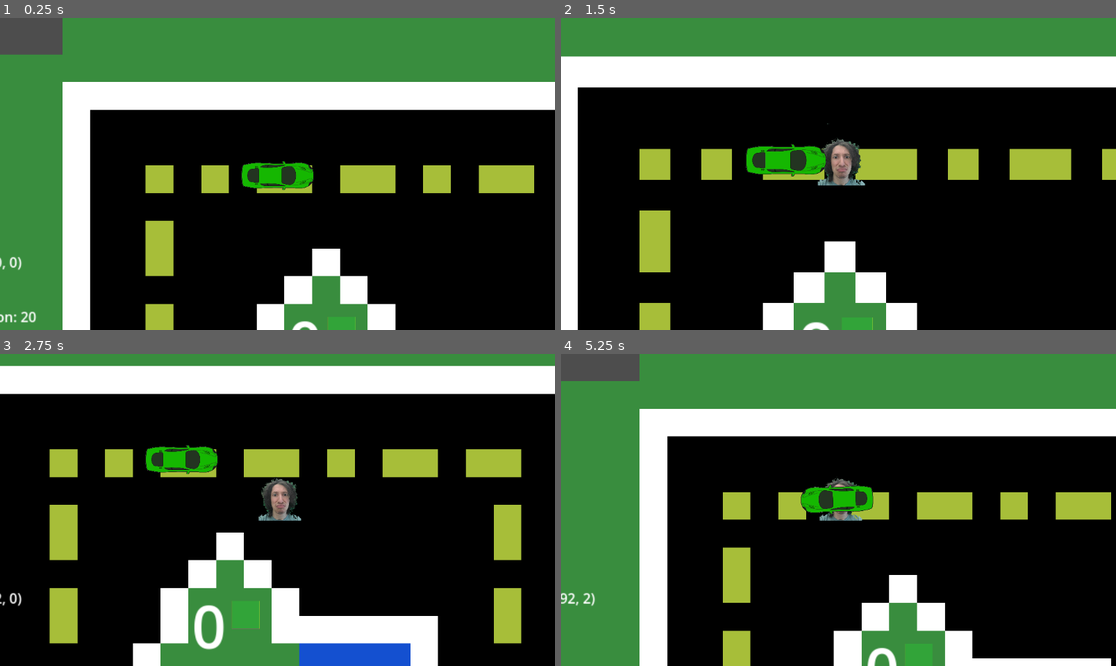
Above: before the commit, frames 1-4 (two rows, left to right).
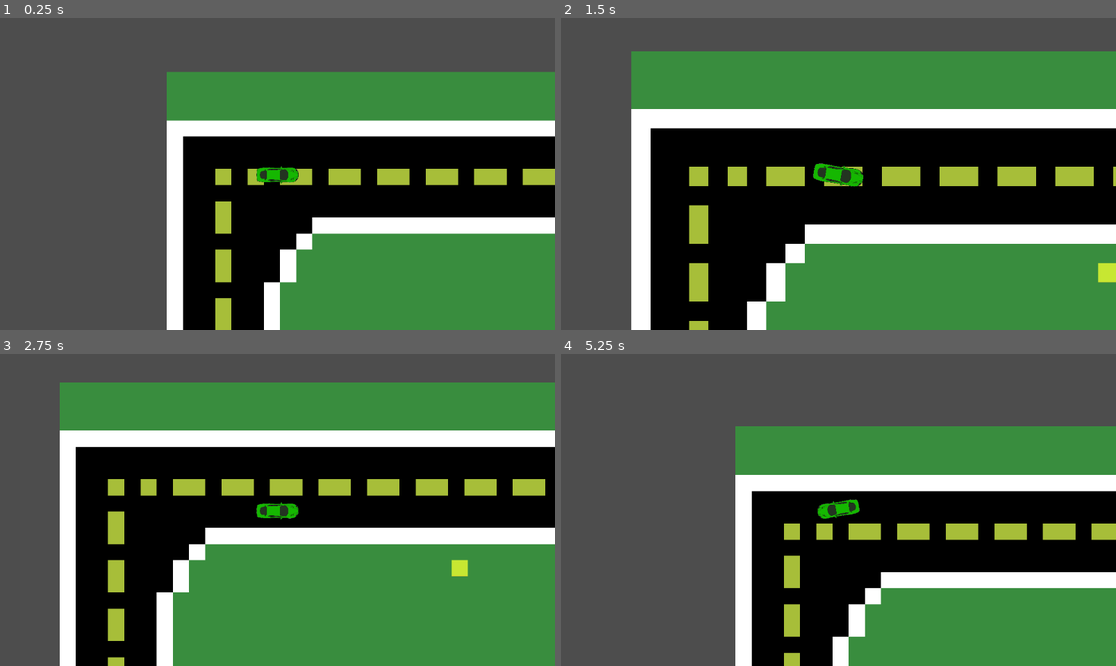
Above: after the commit, the same moments.

Repository: adrian-azan/Free-Parking
Game: Godot game, scene res://SCENES/LEVELS/DEBUG_SCENES/DEBUG_Road_LONG.tscn
Two runs of this game, one before a commit and one after it. Both use one fixed random seed, a clock stepped at 60 frames per second and the inputs below. Before the commit the project starts from res://SCENES/LEVELS/DEBUG_SCENES/DEBUG_Road_SHORT.tscn.
Inputs (mouse positions are in pixels of both pictures, inside the frame that each line leads up to):
- Up to frame 1 (0.25 s): no input
- Up to frame 2 (1.5 s): tap Enter at 0.5 s; move the mouse to (960, 158) at 0.52 s; hold D (move_right) 0.53-1.28 s; tap Space (SwitchCar) at 0.6 s; tap Mouse wheel up (ZoomIn) at 0.8, 1.35 s; move the mouse to (727, 189) at 1.27 s; hold S (move_down) from 1.28 s (still down)
- Up to frame 3 (2.75 s): tap Mouse wheel down (ZoomOut) at 1.55, 2.1 s; move the mouse to (333, 441) at 2.02 s; release S (move_down) at 2.03 s; hold D (move_right) from 2.03 s (still down); tap Space (SwitchCar) at 2.3 s
- Up to frame 4 (5.25 s): move the mouse to (810, 572) at 2.77 s; release D (move_right) at 2.78 s; hold W (move_up) 2.78-3.53 s; tap Space (SwitchCar) at 2.85, 4.55, 5.1 s; tap Mouse wheel up (ZoomIn) at 3.05, 3.6 s; move the mouse to (1005, 556) at 3.52 s; hold A (move_left) 3.53-5.03 s; tap Mouse wheel down (ZoomOut) at 3.8, 4.35 s; move the mouse to (672, 463) at 4.27 s; move the mouse to (866, 510) at 5.02 s; hold S (move_down) from 5.03 s (still down)

The runs differ from the first frame. In frame 1, 75% of the frame differs, in the area x 0-100%, y 0-100%; in frame 2, 72%; in frame 3, 76%; in frame 4, 81%.

Commit message:
Going through my own PR comments

Diff:
--- a/CODE/LapTracker.gd
+++ b/CODE/LapTracker.gd
@@ -2,7 +2,6 @@
 
 var currentLap = 0
 
-# Called when the node enters the scene tree for the first time.
 func _ready() -> void:
 	text = "%d" % [currentLap]
 
--- a/CODE/OtherCar.gd
+++ b/CODE/OtherCar.gd
@@ -3,8 +3,6 @@
 @export var Velocity: Vector2
 
 
-
-# Called every frame. 'delta' is the elapsed time since the previous frame.
 func _process(delta: float) -> void:
 	move_and_slide()
 
--- a/CODE/PLAYER/Player.gd
+++ b/CODE/PLAYER/Player.gd
@@ -1,17 +1,11 @@
 class_name Player extends CharacterBody2D
 
-
-const SPEED = 300.0
-
+var _speed = 120
 
 func Move(delta: float) -> void:
-
-	var moving: Vector2 = Vector2.ZERO
-	moving.y = Input.get_axis("move_up", "move_down") * 80
-	moving.x = Input.get_axis("move_left", "move_right") * 80
+	velocity.y = Input.get_axis("move_up", "move_down") * _speed
+	velocity.x = Input.get_axis("move_left", "move_right") * _speed
 
 	#TODO: A sprint with energy would be good
 
-	velocity = moving
-
 	move_and_slide()
--- a/CODE/PLAYER/PlayerCamera.gd
+++ b/CODE/PLAYER/PlayerCamera.gd
@@ -1,13 +1,18 @@
 class_name PlayerCamera extends Camera2D
 
+var aspectRatio: AspectRatioContainer
+var maxZoom = Vector2(2.5, 2.5)
+var minZoom = Vector2(.1, .1)
+var zoomRate = Vector2.ONE / 10
 
 func _ready() -> void:
 	$RemoteTransform2D.remote_path = LabelOverlay.get_path()
 
+
 func _process(delta: float) -> void:
 	if (Input.is_action_just_pressed("ZoomIn")):
-		zoom += Vector2.ONE / 10
-		zoom = clamp(zoom, Vector2(.1,.1),  Vector2(2.5,2.5))
+		zoom += zoomRate
+		zoom = clamp(zoom, minZoom,  maxZoom)
 	elif (Input.is_action_just_pressed("ZoomOut")):
-		zoom -= Vector2.ONE / 10
-		zoom = clamp(zoom, Vector2(.1,.1),  Vector2(2.5,2.5))
+		zoom -= zoomRate
+		zoom = clamp(zoom, minZoom,  maxZoom)
--- a/CODE/PLAYER/PlayerCar.gd
+++ b/CODE/PLAYER/PlayerCar.gd
@@ -23,9 +23,14 @@
 # Vehicle Movement (Tid bit, usually if im '@export'ing, its also an indicator I can play around
 # 					withthese values in the _ready method to see it do different stuff to the player)
 ###
-@export var VELOCITY_X_CLAMP: Vector2
-@export var VELOCITY_Y_CLAMP: Vector2
+
+## Set a limit to the players final velocity for the X-Axis. Vector2(min, max)
+@export var velocityXClamp: Vector2
+## Set a limit to the players final velocity for the Y-Axis. Vector2(min, max)
+@export var velocityYClamp: Vector2
+## Set the limit to the players acceleration in all directions
 @export var _maxAcceleration: float
+
 var _currentAcceleration: Vector2
 var _acceleration: float
 
@@ -47,7 +52,7 @@
 ###
 var SPEEDING_DOWN_X: Tween
 var SPEEDING_DOWN_Y: Tween
-
+var _decelerationTime: float
 
 
 
@@ -58,18 +63,17 @@
 	SPEEDING_DOWN_Y = create_tween()
 	SPEEDING_DOWN_X.kill()
 	SPEEDING_DOWN_Y.kill()
+	_decelerationTime = .5
 
 	_maxAcceleration = 40.0 if _maxAcceleration == 0 else _maxAcceleration;
 	_currentAcceleration = Vector2(0,0)
 	_acceleration = _maxAcceleration / 2;
 
-	VELOCITY_X_CLAMP = Vector2(-250,250) if VELOCITY_X_CLAMP == Vector2.ZERO else VELOCITY_X_CLAMP
-	VELOCITY_Y_CLAMP = Vector2(-250,250) if VELOCITY_Y_CLAMP == Vector2.ZERO else VELOCITY_Y_CLAMP
+	# For Christian -> This is so that if we don't set the value in the editor, then -250,250 is the default velocity value
+	velocityXClamp = Vector2(-250,250) if velocityXClamp == Vector2.ZERO else velocityXClamp
+	velocityYClamp = Vector2(-250,250) if velocityYClamp == Vector2.ZERO else velocityYClamp
 
 func Move(delta: float) -> void:
-	LabelOverlay.SetLabel(0, "Current Velocity: (%d, %d)" % [velocity.x, velocity.y])
-	LabelOverlay.SetLabel(3, "Current Acceleration: %d" % [_acceleration])
-
 
 	#When Pressed Actions
 	#####################
@@ -89,12 +93,12 @@
 
 	if (moving.x == 0 and !SPEEDING_DOWN_X.is_valid()):
 		SPEEDING_DOWN_X = create_tween()
-		SPEEDING_DOWN_X.tween_property(self, "velocity:x", 0, .5)
+		SPEEDING_DOWN_X.tween_property(self, "velocity:x", 0, _decelerationTime)
 		_currentAcceleration.x = 0
 
 	if (moving.y == 0 and !SPEEDING_DOWN_Y.is_valid()):
 		SPEEDING_DOWN_Y = create_tween()
-		SPEEDING_DOWN_Y.tween_property(self, "velocity:y", 0, .5)
+		SPEEDING_DOWN_Y.tween_property(self, "velocity:y", 0, _decelerationTime)
 		_currentAcceleration.y = 0
 
 
@@ -103,8 +107,8 @@
 
 	if (!SPEEDING_DOWN_X.is_valid() || !SPEEDING_DOWN_Y.is_valid()):
 		velocity += _currentAcceleration
-		velocity.x = clamp(velocity.x, VELOCITY_X_CLAMP.x, VELOCITY_X_CLAMP.y)
-		velocity.y = clamp(velocity.y, VELOCITY_Y_CLAMP.x, VELOCITY_Y_CLAMP.y)
+		velocity.x = clamp(velocity.x, velocityXClamp.x, velocityXClamp.y)
+		velocity.y = clamp(velocity.y, velocityYClamp.x, velocityYClamp.y)
 
 
 	#Play sound when moving
--- a/CODE/PLAYER/PlayerCarManager.gd
+++ b/CODE/PLAYER/PlayerCarManager.gd
@@ -1,34 +1,34 @@
 extends Node2D
 
 var _inCar = true
-@onready var player = $Player
-@onready var playerCar = $PlayerCar
-@onready var camera = $PlayerCamera
+var DISTANCE_TO_ENTER_CAR: int
+@onready var _player = $Player
+@onready var _playerCar = $PlayerCar
+@onready var _camera = $PlayerCamera
+
 
 func _ready() -> void:
-	player.visible = false
-	camera.reparent(playerCar)
+	_player.visible = false
+	_camera.reparent(_playerCar)
 
 
 func _physics_process(delta: float) -> void:
-	LabelOverlay.SetLabel(3, "%d" %[player.global_position.distance_to(playerCar.global_position)])
-
-	if (Input.is_action_just_pressed("SwitchCar") and player.global_position.distance_to(playerCar.global_position) < 50):
+	if (Input.is_action_just_pressed("SwitchCar") and _player.global_position.distance_to(_playerCar.global_position) < DISTANCE_TO_ENTER_CAR):
 		Switch()
 
 	if (_inCar):
-		player.global_position = playerCar.global_position
-		playerCar.Move(delta)
+		_player.global_position = _playerCar.global_position
+		_playerCar.Move(delta)
 	else:
-		player.Move(delta)
+		_player.Move(delta)
 
 func Switch():
-	player.visible = !player.visible
+	_player.visible = !_player.visible
 	_inCar = !_inCar
 
 	if (_inCar):
-		camera.global_position = playerCar.global_position
-		camera.reparent(playerCar)
+		_camera.global_position = _playerCar.global_position
+		_camera.reparent(_playerCar)
 	else:
-		camera.global_position = player.global_position
-		camera.reparent(player)
+		_camera.global_position = _player.global_position
+		_camera.reparent(_player)
--- a/CODE/debug_road_infinate.gd
+++ b/CODE/debug_road_infinate.gd
@@ -17,10 +17,6 @@
 
 	timer.connect("timeout", SpawnCars)
 
-
-func _process(delta: float) -> void:
-	LabelOverlay.SetLabel(2, "%d" % [timer.time_left])
-
 func SpawnCars():
 	var newCar = (ResourceLoader.load("res://SCENES/OtherCar.tscn") as PackedScene).instantiate() as CharacterBody2D
 	newCar.velocity = player.velocity * .95 if player.velocity.x > 400 else Vector2(600,0)
--- a/SCENES/LEVELS/DEBUG_SCENES/DEBUG_Iso.tscn
+++ b/SCENES/LEVELS/DEBUG_SCENES/DEBUG_Iso.tscn
@@ -19,11 +19,12 @@
 metadata/_edit_group_ = true
 
 [node name="PlayerCar" parent="PlayerAndCar" index="1"]
-VELOCITY_X_CLAMP = Vector2(-100, 100)
-VELOCITY_Y_CLAMP = Vector2(-100, 100)
+velocityXClamp = Vector2(-120, 120)
+velocityYClamp = Vector2(-120, 120)
 metadata/_edit_group_ = true
 
 [node name="PlayerCamera" parent="PlayerAndCar" index="2"]
+zoom = Vector2(2.825, 2.825)
 metadata/_edit_group_ = true
 
 [editable path="PlayerAndCar"]
--- a/SCENES/LEVELS/DEBUG_SCENES/DEBUG_Road_INFINATE.tscn
+++ b/SCENES/LEVELS/DEBUG_SCENES/DEBUG_Road_INFINATE.tscn
@@ -19,12 +19,12 @@
 
 [node name="PlayerCar" parent="PlayerAndCar" index="1"]
 wall_min_slide_angle = 2.0071287
-VELOCITY_X_CLAMP = Vector2(0, 1600)
-VELOCITY_Y_CLAMP = Vector2(-500, 500)
+velocityXClamp = Vector2(-1600, 1600)
+velocityYClamp = Vector2(-1600, 1600)
 _maxAcceleration = 300.0
 
 [node name="PlayerCamera" parent="PlayerAndCar" index="2"]
-zoom = Vector2(0.115, 0.115)
+zoom = Vector2(0.8, 0.8)
 
 [node name="End" type="Area2D" parent="."]
 collision_layer = 0
--- a/SCENES/OffScreenAnimatedSprite.tscn
+++ b/SCENES/OffScreenAnimatedSprite.tscn
@@ -8,4 +8,4 @@
 script = ExtResource("2_xpxyg")
 
 [node name="OnScreenNotifier" type="VisibleOnScreenNotifier2D" parent="."]
-rect = Rect2(-54, -52, 117, 105)
+rect = Rect2(-36, -34, 74, 69)
--- a/SCENES/PLAYER/Player.tscn
+++ b/SCENES/PLAYER/Player.tscn
@@ -5,7 +5,7 @@
 [ext_resource type="SpriteFrames" uid="uid://hogtsvj4k2bq" path="res://ART/SPRITES/Prototype/PROTOTYPE_SPRITE_FRAMES.tres" id="3_4cgft"]
 
 [sub_resource type="RectangleShape2D" id="RectangleShape2D_667t4"]
-size = Vector2(15, 58)
+size = Vector2(15, 12)
 
 [node name="Player" type="CharacterBody2D"]
 collision_mask = 4
@@ -29,5 +29,5 @@
 frame = 4
 
 [node name="CollisionShape2D" type="CollisionShape2D" parent="."]
-position = Vector2(0.5, -13)
+position = Vector2(0.5, -11)
 shape = SubResource("RectangleShape2D_667t4")
--- a/SCENES/PLAYER/PlayerCar.tscn
+++ b/SCENES/PLAYER/PlayerCar.tscn
@@ -7,7 +7,7 @@
 [sub_resource type="RectangleShape2D" id="RectangleShape2D_4cgft"]
 size = Vector2(81, 32)
 
-[node name="PlayerCar" type="CharacterBody2D" groups=["Player"]]
+[node name="PlayerCar" type="CharacterBody2D"]
 collision_mask = 20
 motion_mode = 1
 wall_min_slide_angle = 0.7853982
--- a/project.godot
+++ b/project.godot
@@ -11,7 +11,7 @@
 [application]
 
 config/name="Free Parking"
-run/main_scene="uid://c3g84suhiy6s8"
+run/main_scene="uid://lokg4hgy8cq2"
 config/features=PackedStringArray("4.5", "Forward Plus")
 config/icon="res://icon.svg"
 
@@ -62,11 +62,13 @@
 ZoomOut={
 "deadzone": 0.2,
 "events": [Object(InputEventMouseButton,"resource_local_to_scene":false,"resource_name":"","device":-1,"window_id":0,"a …(259 unchanged characters)…
+, Object(InputEventKey,"resource_local_to_scene":false,"resource_name":"","device":-1,"window_id":0,"alt_pressed":false,"shift_pressed":false,"ctrl_pressed":false,"meta_pressed":false,"pressed":false,"keycode":0,"physical_keycode":45,"key_label":0,"unicode":45,"location":0,"echo":false,"script":null)
 ]
 }
 ZoomIn={
 "deadzone": 0.2,
 "events": [Object(InputEventMouseButton,"resource_local_to_scene":false,"resource_name":"","device":-1,"window_id":0,"a …(257 unchanged characters)…
+, Object(InputEventKey,"resource_local_to_scene":false,"resource_name":"","device":-1,"window_id":0,"alt_pressed":false,"shift_pressed":false,"ctrl_pressed":false,"meta_pressed":false,"pressed":false,"keycode":0,"physical_keycode":61,"key_label":0,"unicode":61,"location":0,"echo":false,"script":null)
 ]
 }
 
